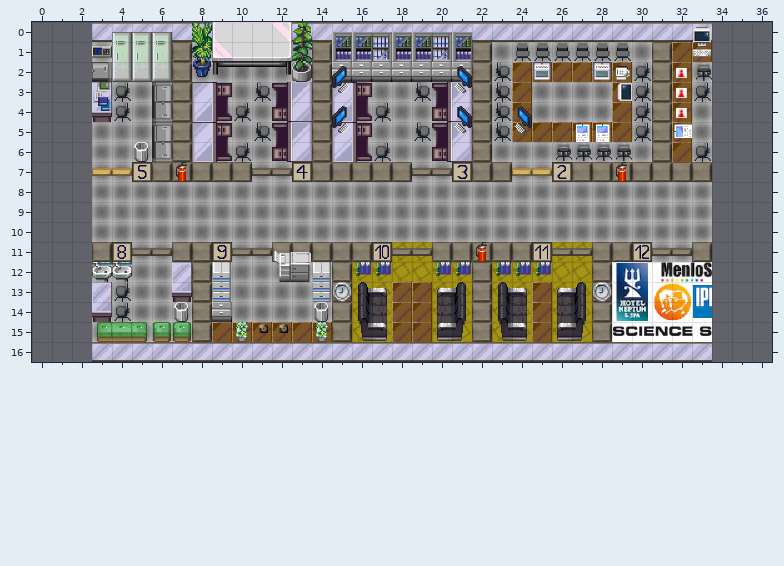
A Tiled map (JSON) gets an edit: Zapf_Uni_Rostock/maps/awarenesswest.json. The picture above was drawn from the file before the commit.
Cells are 32x32 px. Shown: x 0..36, y 0..16. The old version is drawn lined up with the new one.
And afterwards:
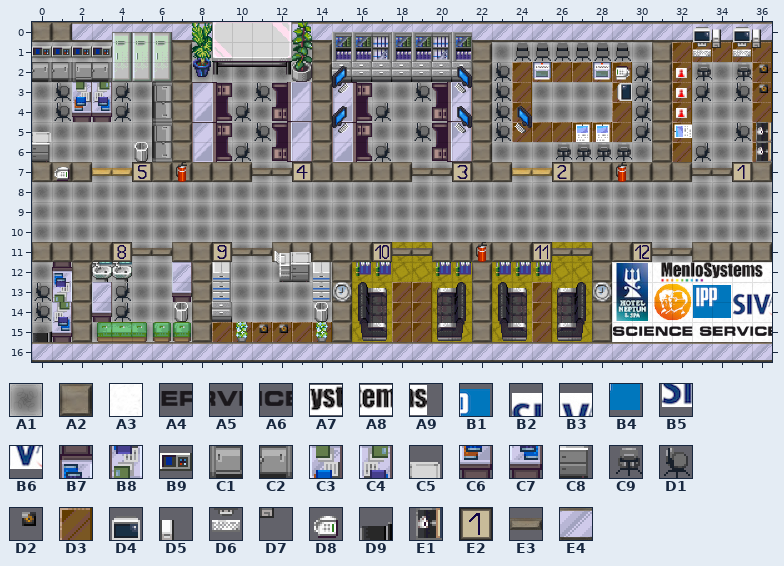
Key: from "floor": A1 14, A2 35, A3 52; from "logos_bjoern": A4 5, A5 6, A6 7, A7 12, A8 13, A9 14, B1 19, B2 20, B3 21, B4 27, B5 28, B6 29; from "office_180": B7 188, B8 204; from "office_360": B9 32, C1 37, C2 38, C3 50, C4 51, C5 57, C6 66, C7 67, C8 73, C9 113, D1 114, D2 119, D3 128, D4 132, D5 133, D6 148, D7 149, D8 151, D9 194; from "office_90": E1 102; from "pfeile": E2 3; from "tileset_bjoern": E3 48, E4 50.
__ is an empty cell.
Diff:
map size 31x17 -> 37x17 cells (old content now starts at 3,0; both pictures use the new coordinates)
Layer "Boden":
There is now tile A1 in row 1 at x 0 to 2; in row 2 at x 34 to 35; in row 3 at x 0 to 1 and 34 to 35; in rows 4 to 6 at x 0 to 2 and 34 to 35; in row 7 at x 34; in rows 8 to 10 at x 0 to 2 and 34 to 36.
There is now tile A1 in row 12 at x 0 to 1; in rows 13 to 14 at x 0; in row 15 at x 0 to 1.
Layer "Grundriss":
There is now tile A2 in row 0 at x 0 to 1; in row 7 at x 0 to 2 and 36; in row 11 at x 0 to 2 and 34 to 36; in rows 12 to 15 at x 2.
The edit turns tile A2 into tile E3 in row 7 at x 33.
There is now tile E3 in row 7 at x 34.
There is now tile E4 in row 0 at x 2 and 34 to 36; in row 16 at x 0 to 2 and 34 to 36.
Layer "Deko1":
There is now tile A3 in rows 12 to 15 at x 34 to 36.
There is now tile B7 in row 12 at x 1.
There is now tile B8 in row 13 at x 1.
There is now tile B9 in row 1 at x 0 to 2.
There is now tile C1 in row 2 at x 2.
There is now tile C2 in row 2 at x 0 to 1.
There is now tile C3 in row 3 at x 2.
There is now tile C4 in row 14 at x 1.
There is now tile C6 in row 4 at x 2.
There is now tile C7 in row 15 at x 1.
There is now tile D1 in rows 3 to 4 at x 1; in rows 13 to 14 at x 0.
There is now tile D3 in row 1 at x 34 to 36; in rows 2 to 6 at x 36.
There is now tile D8 in row 7 at x 1.
There is now tile D9 in row 15 at x 0.
Layer "Deko2":
There is now tile A4 in row 15 at x 34.
There is now tile A5 in row 15 at x 35.
There is now tile A6 in row 15 at x 36.
There is now tile A7 in row 12 at x 34.
There is now tile A8 in row 12 at x 35.
There is now tile A9 in row 12 at x 36.
There is now tile B1 in row 13 at x 34.
There is now tile B2 in row 13 at x 35.
There is now tile B3 in row 13 at x 36.
There is now tile B4 in row 14 at x 34.
There is now tile B5 in row 14 at x 35.
There is now tile B6 in row 14 at x 36.
There is now tile C5 in row 5 at x 0.
There is now tile C8 in row 6 at x 0.
There is now tile C9 in row 2 at x 35.
There is now tile D1 in row 3 at x 35; in row 5 at x 35.
There is now tile D2 in rows 2 to 3 at x 36.
There is now tile D4 in row 0 at x 35.
There is now tile D5 in row 0 at x 34 and 36.
There is now tile D6 in row 1 at x 35.
There is now tile D7 in row 1 at x 34 and 36.
There is now tile E1 in rows 5 to 6 at x 36.
There is now tile E2 in row 7 at x 35.
Changed places in both pictures, as pixel boxes (x1, y1, x2, y2):
added: (32, 22, 92, 362)
changed: (692, 22, 772, 362)
